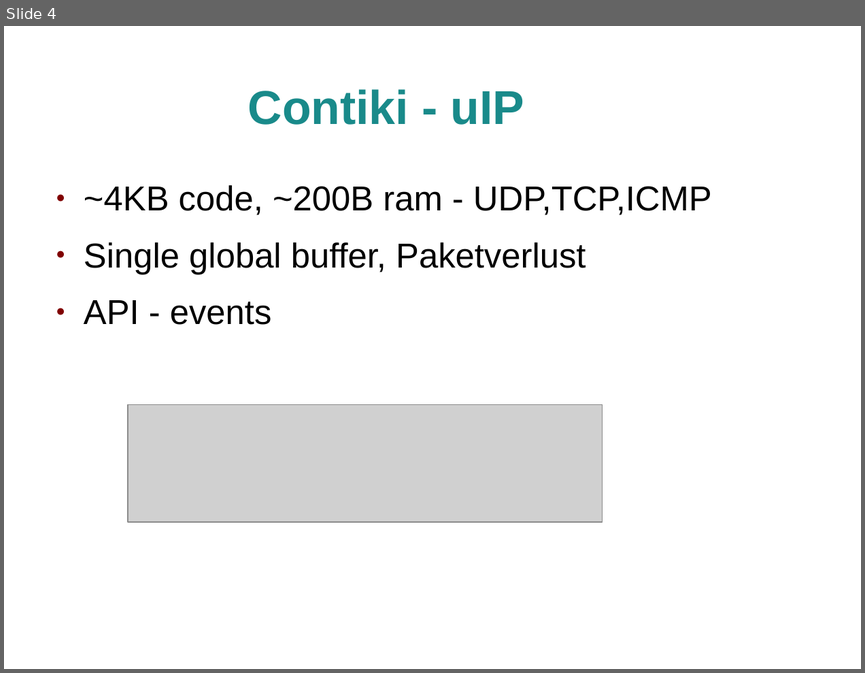
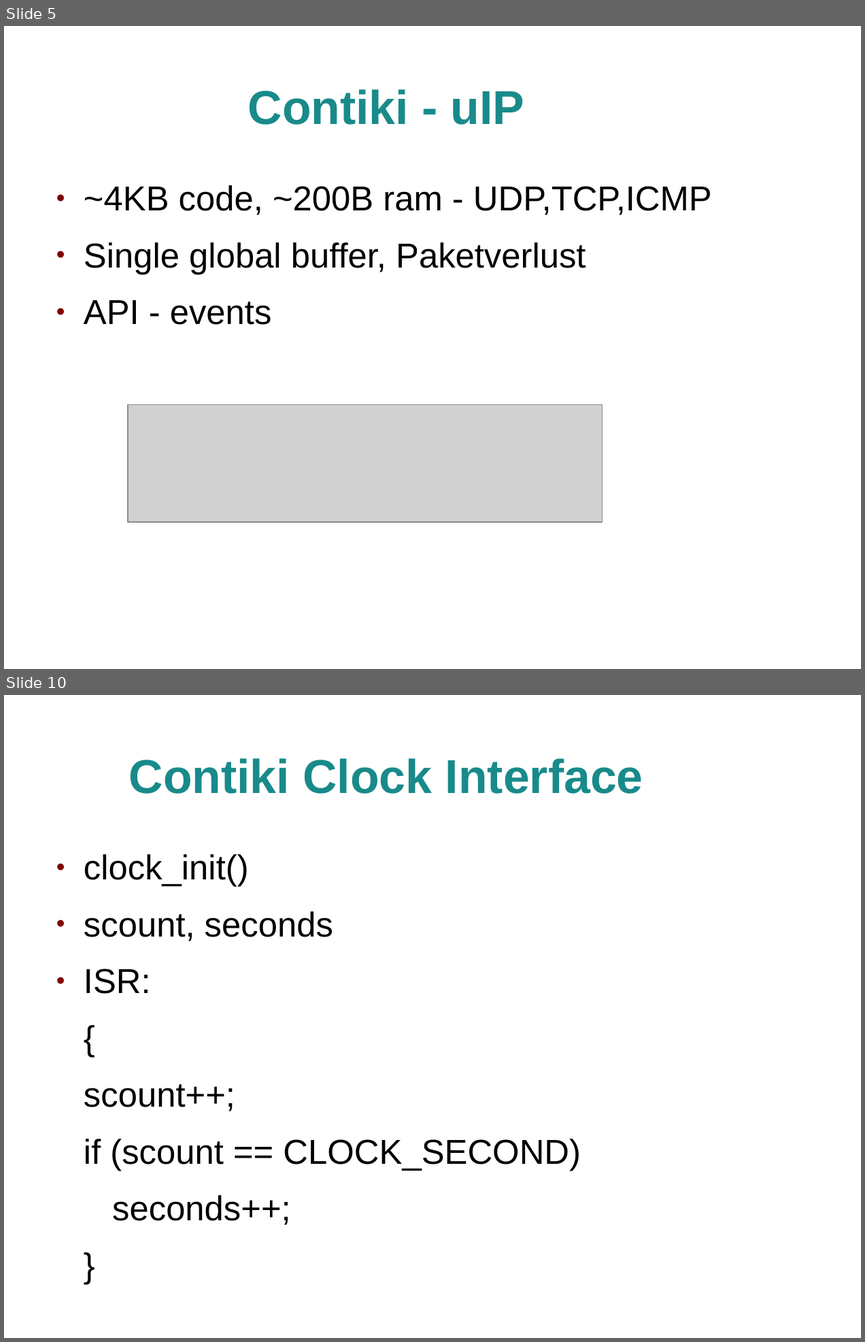
Before and after one commit to jlusticky/Bachelor-thesis, a slide deck: kolloquium/kolloquium.odp. Shown one above the other, each under a label of ours: slide 4 before the commit, slides 5 and 10 after it; the slides between them are not shown. The pictures are 865x673 and 865x1342 pixels, drawn with LibreOffice and Linux fonts; fonts in the diff are those of the drawing; grey boxes stand for pictures; background and template pictures are left out. Boxes give left, top, right and bottom in pixels: in the first picture for what was removed or moved away, otherwise in the second. Text is boxed around its words. In the diff, an @@ line names an element or a change of style, - is before the commit and + after.

```diff
--- a/kolloquium/kolloquium.odp
+++ b/kolloquium/kolloquium.odp
@@ slide 10 added at [4,695,861,1338], background picture (left out) @@
@@ title added at [129,758,643,794], 44 pt, text #198A8A, bold @@
+Contiki Clock Interface
@@ text added at [84,854,581,1225], 32 pt, text #000000 @@
+● clock_init()
+● scount, seconds
+● ISR:
+{
+scount++;
+if (scount == CLOCK_SECOND)
+seconds++;
+}
@@ what was slide 4 is now slide 5 @@
```
Also in this commit, not shown: 1 slide changed, 4 other slides added, 9 other files.
